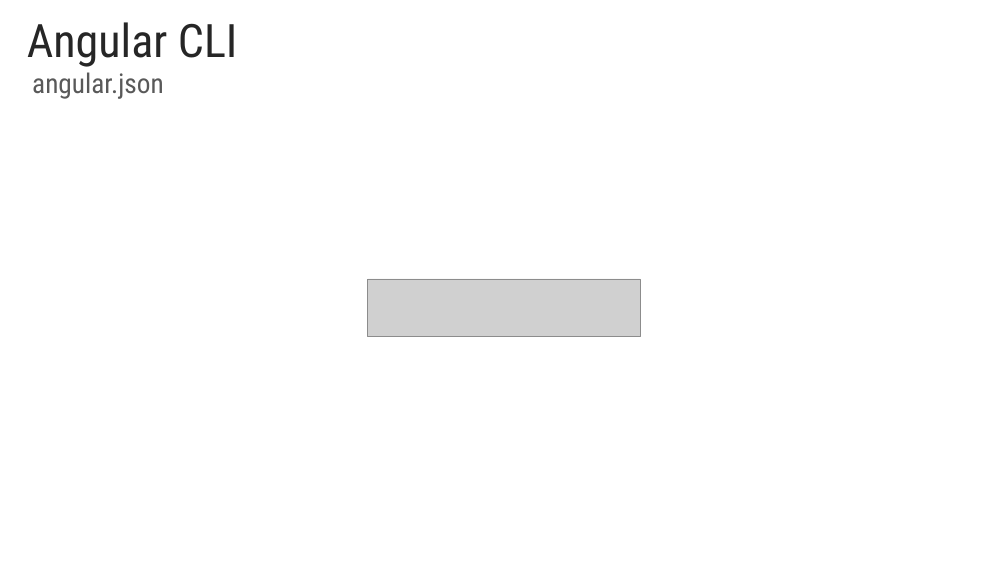
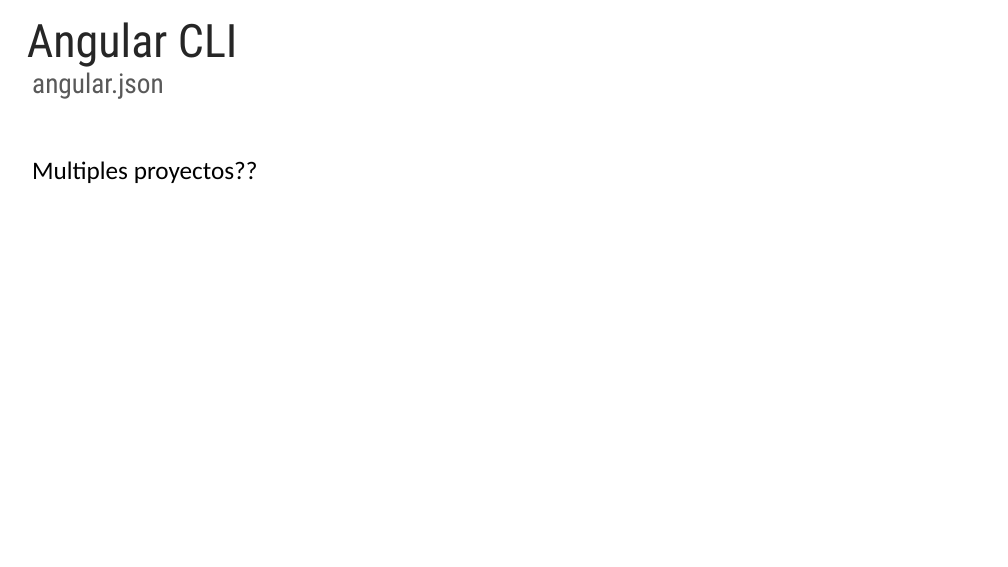
Before and after one commit to rached193/AngularWorkshop-20181116, a slide deck: slide 14 of 02_angular_cli/02_angular_cli.pptx (slide 7 before the commit). Drawn at 1008x567 pixels with LibreOffice and Linux fonts; fonts in the diff are those of the drawing; grey boxes stand for pictures; background and template pictures are left out. Boxes give left, top, right and bottom in pixels: in the first picture for what was removed or moved away, otherwise in the second. Text is boxed around its words. In the diff, an @@ line names an element or a change of style, - is before the commit and + after.

```diff
--- a/02_angular_cli/02_angular_cli.pptx
+++ b/02_angular_cli/02_angular_cli.pptx
@@ text added at [32, 161, 258, 183], 24 pt, text #000000 @@
+Multiples proyectos??
@@ picture removed at [368, 279, 640, 337] @@
```
Also in this commit, not shown: 5 other slides changed, 12 slides added, 57 other files.
